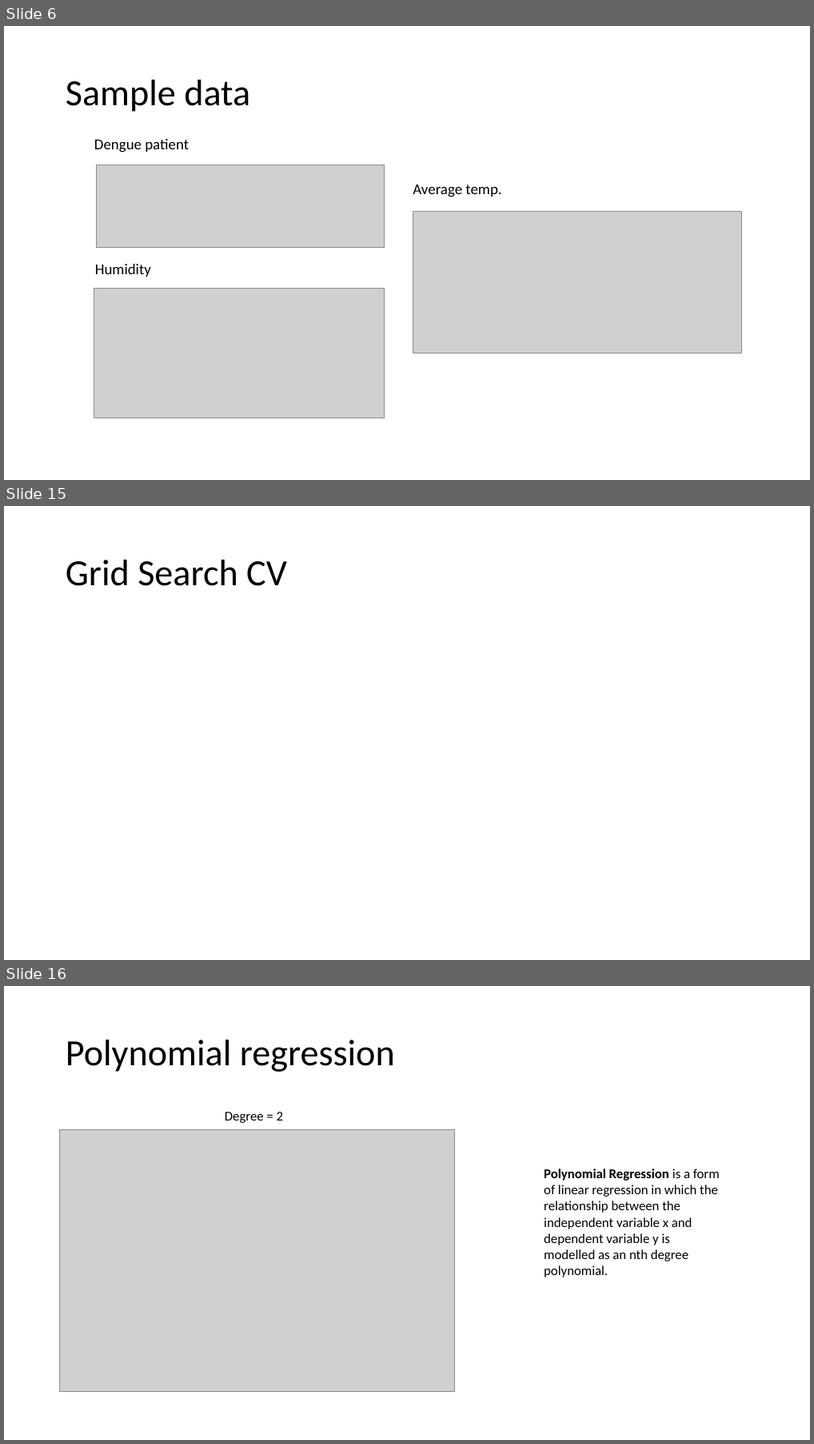
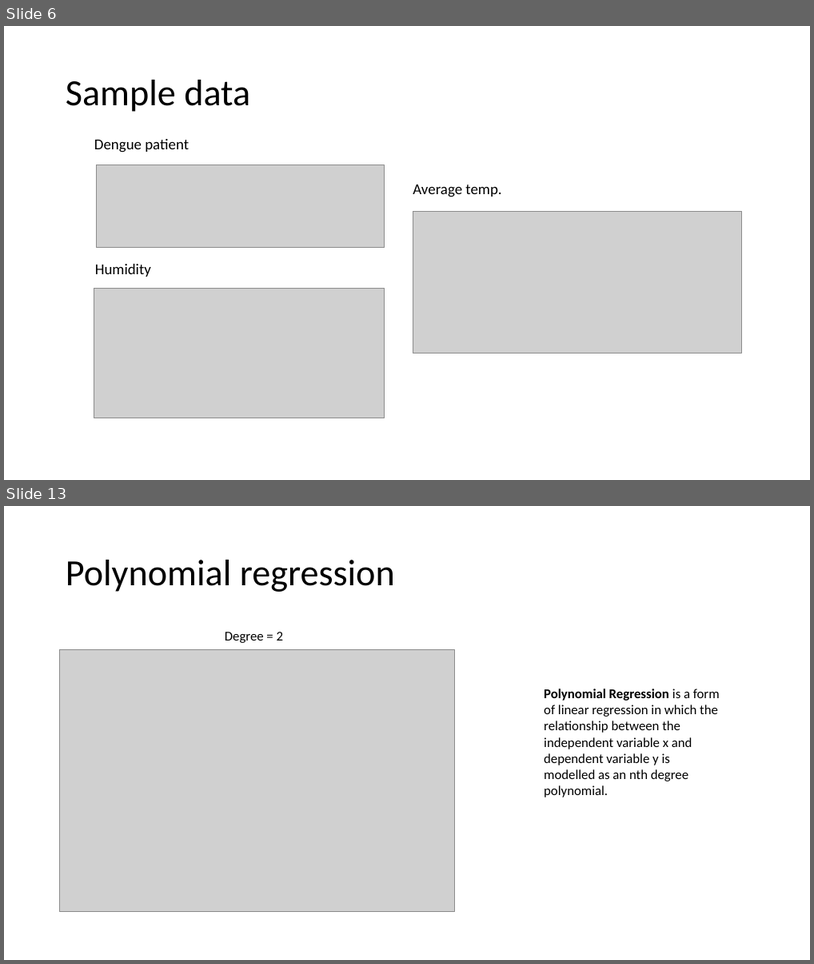
Before and after one commit to Phophism/python_project, a slide deck: Presentation.pptx. Shown one above the other, each under a label of ours: slides 6, 15 and 16 before the commit, slides 6 and 13 after it; the slides between them are not shown. The pictures are 814x1444 and 814x964 pixels, drawn with LibreOffice and Linux fonts; fonts in the diff are those of the drawing; grey boxes stand for pictures. Boxes give left, top, right and bottom in pixels: in the first picture for what was removed or moved away, otherwise in the second. Text is boxed around its words. In the diff, an @@ line names an element or a change of style, - is before the commit and + after.

```diff
--- a/Presentation.pptx
+++ b/Presentation.pptx
@@ slide 15 removed at [4,506,810,960], background #FFFFFF @@
@@ title removed at [66,560,287,586] @@
-Grid Search CV
@@ what was slide 16 is now slide 13 @@
```
Also in this commit, not shown: 10 slides changed, 3 other slides removed.
